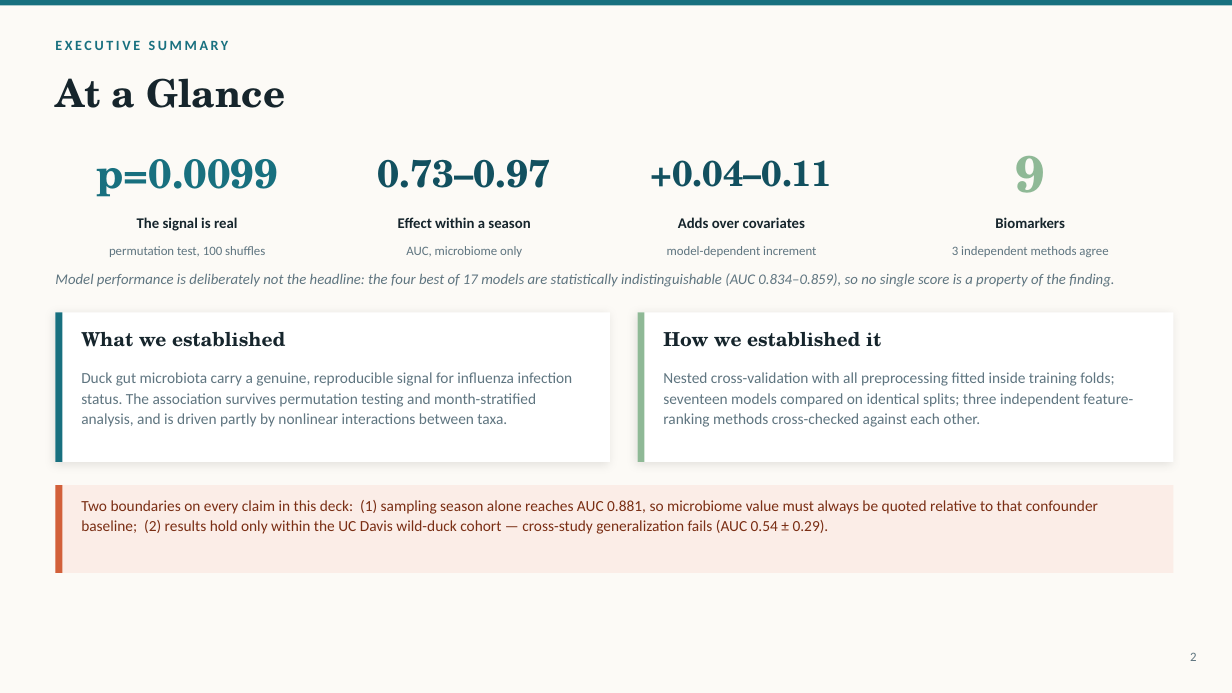
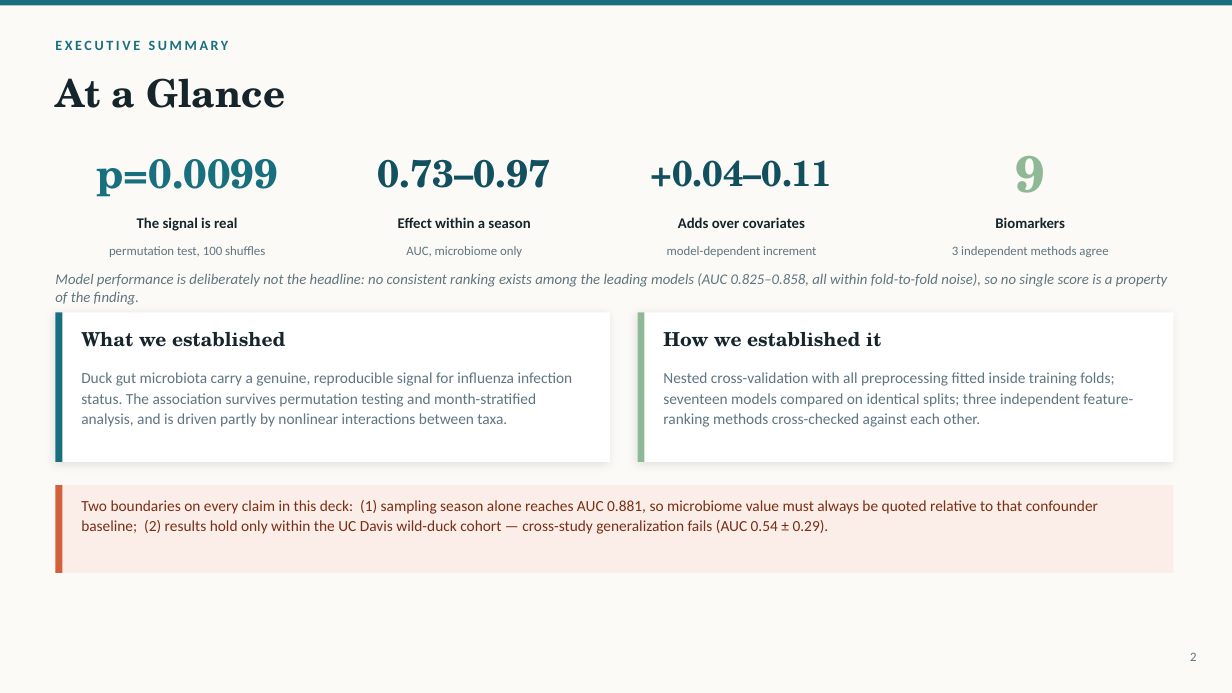
Before and after one commit to pengsihua2023/Christina-machine-learning-project, a slide deck: slide 2 of slides/Influenza_Microbiome_ML_Overview.pptx. Drawn at 1232x693 pixels with LibreOffice and Linux fonts; fonts in the diff are those of the drawing. Boxes give left, top, right and bottom in pixels: in the first picture for what was removed or moved away, otherwise in the second. Text is boxed around its words. In the diff, an @@ line names an element or a change of style, - is before the commit and + after.

```diff
--- a/slides/Influenza_Microbiome_ML_Overview.pptx
+++ b/slides/Influenza_Microbiome_ML_Overview.pptx
@@ text at <box>55,273,1167,305</box>: text changed @@
-Model performance is deliberately not the headline: the four best of 17 models are statistically indistinguishable (AUC 0.834–0.859), so no single score is a property of the finding.
+Model performance is deliberately not the headline: no consistent ranking exists among the leading models (AUC 0.825–0.858, all within fold-to-fold noise), so no single score is a property of the finding.
```
Also in this commit, not shown: 6 other slides changed, 25 other files.
